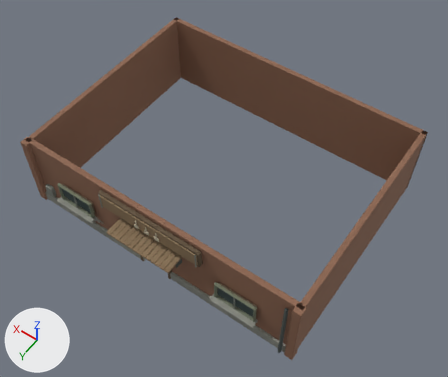
The FBX model demo13-flashlight/Assets/Art/Environments/Town02/Models/Pawnshop_Shell.fbx, before and after one commit.
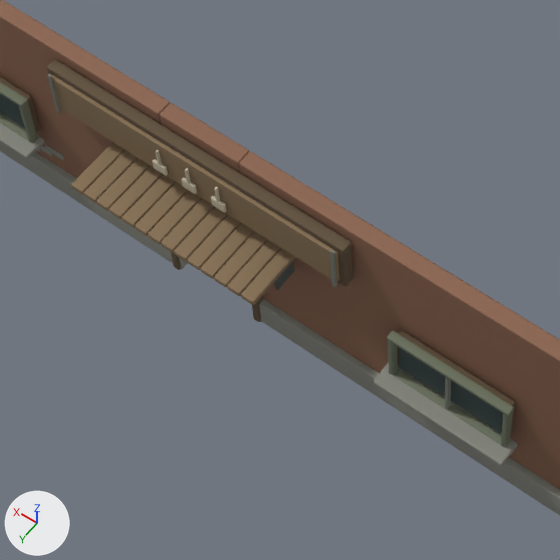
Old and new are each drawn whole from a 50 mm lens placed at (-12.34, 17.57, 27.63), pointed at (-0.55, 1.06, 1.69) and again close up on the part from 18% to 61% of the width and 45% to 96% of the height. The axes (+X, +Y, +Z) are drawn at lower left. The lights are the same throughout. The older version's two pictures come first. Vertices at exactly the same position are counted once.

The first close-up shows 'Pawnshop_Shell'.
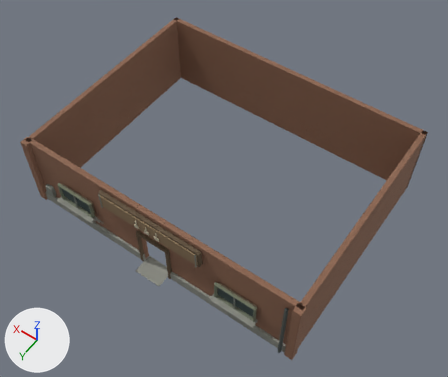
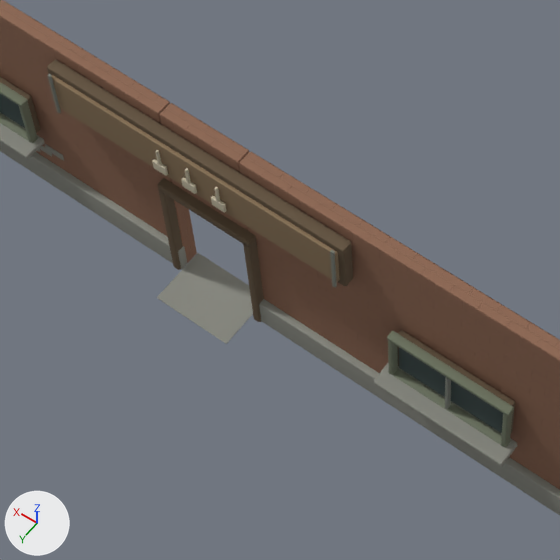
The edits, one by one:
me_cube_059 is used by ob_pawnshop_shell; location (0.0, 0.0, 0.0).
me_cube_059 had 1432 vertices, 1546 faces and spanned x -8.2..8.2, y -6.2..7.3, z 0.0..4.5.
me_cube_059 now has 1072 vertices, 1156 faces and spans x -8.2..8.2, y -6.2..7.0, z 0.0..4.5.
me_cube_059 part 1: the loose piece of 24 vertices spanning x 0.0..0.3, y 6.2..7.3, z 2.9..3.0 is scaled about its middle by (6.66, 1.02, 0.0929), then moved by (-0.1, -0.3, -2.9), in mat_town_concrete.
me_cube_059 part 2: 15 loose pieces with 360 vertices, spanning x -1.9..1.9, y 6.2..7.3, z 2.4..3.0, are deleted.

Pixel boxes [x1, y1, x2, y2] of what changed, in the close-ups (560 x 560 px; the box of a moved part takes in the faces that stretch with it):
part 1 of me_cube_059, moved or reshaped: before [148, 191, 202, 244]; after [157, 253, 253, 344]
part 2 of me_cube_059, deleted: before [71, 142, 296, 305]
